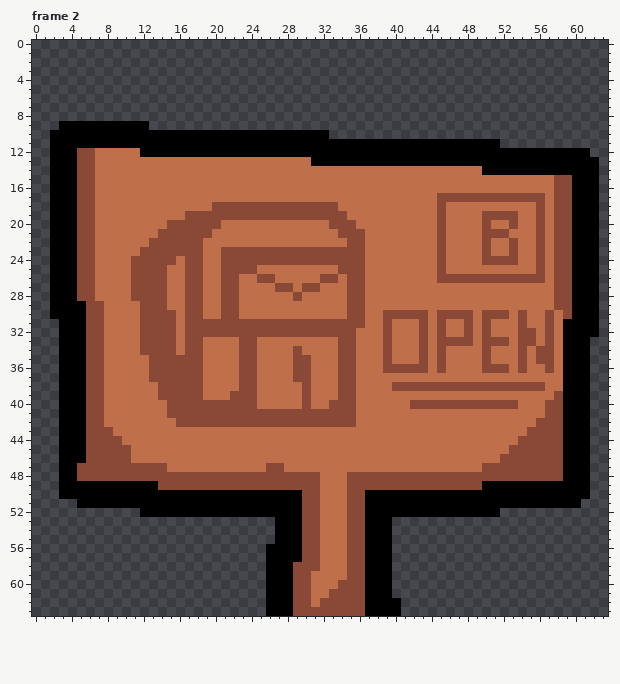
A pixel-art file gets an edit: Assets/EnvironmentalAssets/DirectionalSigns.aseprite. Above, as it was before the edit.
64x64 pixels, 4 frames. Shown: frame 2. The commit also changed other frames, which this record leaves out.
After the commit:
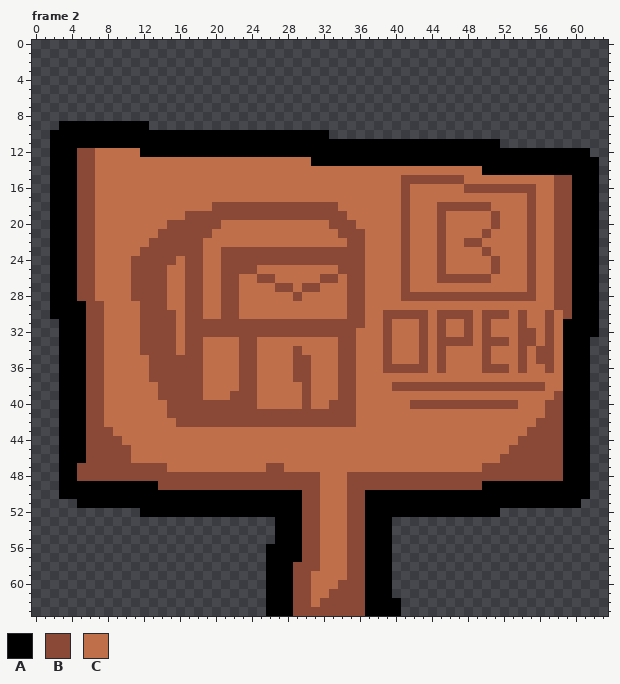
Palette (. is transparent): A #000000  B #8a4836  C #bf6f4a
The exact change:
{"where": "frame 2, layer \"Layer 2\""}
{"frame":2,"y":15,"x":41,"old":"CCCCCCC","new":"BBBBBBB"}
{"frame":2,"y":16,"x":41,"old":"C","new":"B"}
{"frame":2,"y":16,"x":48,"old":"CCCCCCCC","new":"BBBBBBBB"}
{"frame":2,"y":17,"x":41,"old":"C","new":"B"}
{"frame":2,"y":17,"x":45,"old":"BBBBBBBBBB","new":"CCCCCCCCCC"}
{"frame":2,"y":17,"x":56,"old":"B","new":"C"}
{"frame":2,"y":18,"x":41,"old":"C","new":"B"}
{"frame":2,"y":18,"x":46,"old":"CCCCC","new":"BBBBB"}
{"frame":2,"y":18,"x":55,"old":"CB","new":"BC"}
{"frame":2,"y":19,"x":41,"old":"C","new":"B"}
{"frame":2,"y":19,"x":50,"old":"B","new":"C"}
{"frame":2,"y":19,"x":52,"old":"BB","new":"CC"}
{"frame":2,"y":19,"x":55,"old":"CB","new":"BC"}
{"frame":2,"y":20,"x":41,"old":"C","new":"B"}
{"frame":2,"y":20,"x":50,"old":"BC","new":"CB"}
{"frame":2,"y":20,"x":53,"old":"B","new":"C"}
{"frame":2,"y":20,"x":55,"old":"CB","new":"BC"}
{"frame":2,"y":21,"x":41,"old":"C","new":"B"}
{"frame":2,"y":21,"x":51,"old":"BB","new":"CC"}
{"frame":2,"y":21,"x":55,"old":"CB","new":"BC"}
{"frame":2,"y":22,"x":41,"old":"C","new":"B"}
{"frame":2,"y":22,"x":48,"old":"CCB","new":"BBC"}
{"frame":2,"y":22,"x":53,"old":"B","new":"C"}
{"frame":2,"y":22,"x":55,"old":"CB","new":"BC"}
{"frame":2,"y":23,"x":41,"old":"C","new":"B"}
{"frame":2,"y":23,"x":53,"old":"B","new":"C"}
{"frame":2,"y":23,"x":55,"old":"CB","new":"BC"}
{"frame":2,"y":24,"x":41,"old":"C","new":"B"}
{"frame":2,"y":24,"x":50,"old":"B","new":"C"}
{"frame":2,"y":24,"x":52,"old":"BB","new":"CC"}
{"frame":2,"y":24,"x":55,"old":"CB","new":"BC"}
{"frame":2,"y":25,"x":41,"old":"C","new":"B"}
{"frame":2,"y":25,"x":51,"old":"C","new":"B"}
{"frame":2,"y":25,"x":55,"old":"CB","new":"BC"}
{"frame":2,"y":26,"x":41,"old":"C","new":"B"}
{"frame":2,"y":26,"x":51,"old":"BBBB","new":"CCCC"}
{"frame":2,"y":26,"x":56,"old":"B","new":"C"}
{"frame":2,"y":27,"x":41,"old":"C","new":"B"}
{"frame":2,"y":27,"x":55,"old":"C","new":"B"}
{"frame":2,"y":28,"x":41,"old":"CCCCCCCCCCCCCCC","new":"BBBBBBBBBBBBBBB"}
{"label":"changed","picture_box":[401,175,545,301]}
